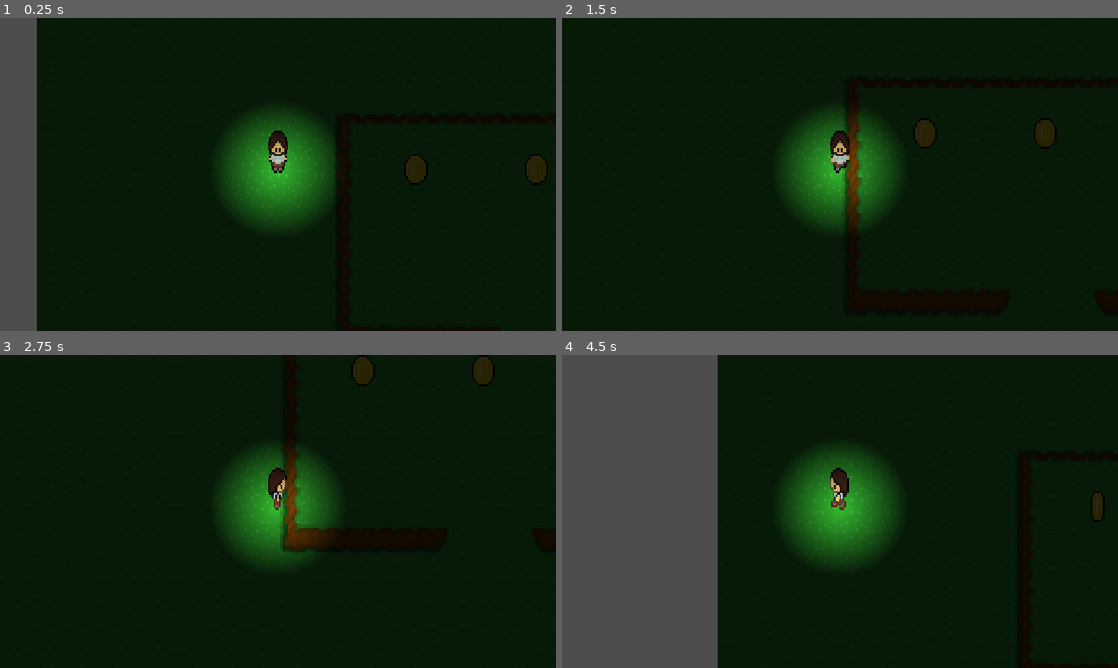
Above: before the commit, frames 1-4 (two rows, left to right).
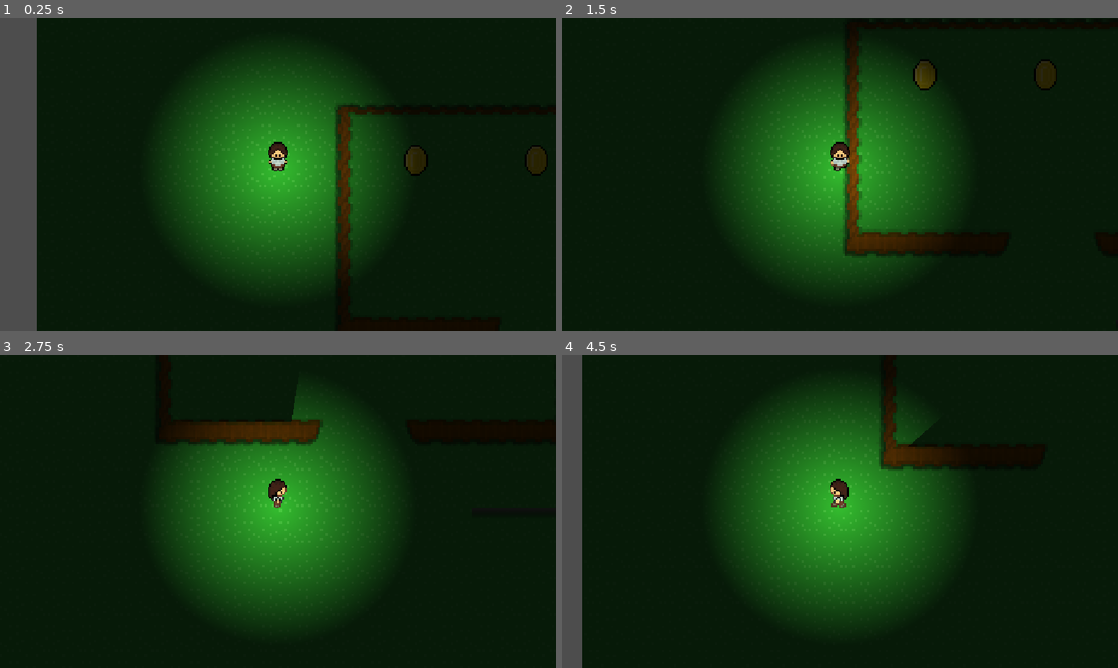
Above: after the commit, the same moments.

Repository: QvestionMark/experimental-platformer
Game: Godot game, scene res://Scenes/main.tscn
The game is run twice, just before and just after one commit, with the same random seed, the same clock (stepped at 60 frames per second) and the same inputs.
Inputs (mouse positions are in pixels of both pictures, inside the frame that each line leads up to):
- Up to frame 1 (0.25 s): no input
- Up to frame 2 (1.5 s): move the mouse to (962, 158) at 0.52 s; hold D (walk_right) 0.53-1.28 s; move the mouse to (728, 190) at 1.27 s; hold S (walk_down) from 1.28 s (still down)
- Up to frame 3 (2.75 s): move the mouse to (333, 442) at 2.02 s; release S (walk_down) at 2.03 s; hold D (walk_right) from 2.03 s (still down)
- Up to frame 4 (4.5 s): move the mouse to (812, 574) at 2.77 s; release D (walk_right) at 2.78 s; hold W (walk_up) 2.78-3.53 s; move the mouse to (1006, 558) at 3.52 s; hold A (walk_left) from 3.53 s (still down); move the mouse to (673, 464) at 4.27 s

The runs differ from the first frame. In frame 1, 25% of the frame differs, in the area x 28-99%, y 10-87%; in frame 2, 25%; in frame 3, 24%; in frame 4, 49%, in the area x 3-98%, y 0-100%.

Commit message:
Scary platform

Diff:
--- a/Scenes/flashlight.tscn
+++ b/Scenes/flashlight.tscn
@@ -6,6 +6,8 @@
 
 [sub_resource type="GradientTexture2D" id="GradientTexture2D_d7522"]
 gradient = SubResource("Gradient_b0acp")
+width = 128
+height = 128
 fill = 1
 fill_from = Vector2(0.5, 0.5)
 fill_to = Vector2(0.9000001, 0.9000001)
--- a/Scenes/map.tscn
+++ b/Scenes/map.tscn
@@ -2,6 +2,7 @@
 
 [ext_resource type="Texture2D" uid="uid://r0lvqdwnvlli" path="res://Sprites/Tilemap_Grass_V2.png" id="1_ci6au"]
 [ext_resource type="PackedScene" uid="uid://chkbstskwjoue" path="res://Scenes/coin.tscn" id="2_26yhd"]
+[ext_resource type="PackedScene" uid="uid://fifpwftwx0hi" path="res://Scenes/platform.tscn" id="3_p3ir5"]
 
 [sub_resource type="TileSetAtlasSource" id="TileSetAtlasSource_ci6au"]
 resource_name = "Map"
@@ -143,3 +144,8 @@
 
 [node name="coin4" parent="Coins" unique_id=683741865 instance=ExtResource("2_26yhd")]
 position = Vector2(352, 97)
+
+[node name="Misc" type="Node2D" parent="." unique_id=258164875]
+
+[node name="platform" parent="Misc" unique_id=1380877963 instance=ExtResource("3_p3ir5")]
+position = Vector2(208, 172)
--- /dev/null
+++ b/Scenes/platform.tscn
@@ -0,0 +1,66 @@
+[gd_scene format=3 uid="uid://fifpwftwx0hi"]
+
+[sub_resource type="RectangleShape2D" id="RectangleShape2D_d7522"]
+size = Vector2(50, 5)
+
+[sub_resource type="Gradient" id="Gradient_xdow6"]
+colors = PackedColorArray(0, 0, 0, 0, 0.38675654, 0.38675663, 0.3867566, 1)
+
+[sub_resource type="GradientTexture1D" id="GradientTexture1D_k4jyb"]
+gradient = SubResource("Gradient_xdow6")
+width = 5
+
+[sub_resource type="Animation" id="Animation_xdow6"]
+length = 0.001
+tracks/0/type = "value"
+tracks/0/imported = false
+tracks/0/enabled = true
+tracks/0/path = NodePath(".:position")
+tracks/0/interp = 1
+tracks/0/loop_wrap = true
+tracks/0/keys = {
+"times": PackedFloat32Array(0),
+"transitions": PackedFloat32Array(1),
+"update": 0,
+"values": [Vector2(0, 0)]
+}
+
+[sub_resource type="Animation" id="Animation_1rc8e"]
+resource_name = "move"
+length = 2.0
+loop_mode = 1
+tracks/0/type = "value"
+tracks/0/imported = false
+tracks/0/enabled = true
+tracks/0/path = NodePath(".:position")
+tracks/0/interp = 1
+tracks/0/loop_wrap = true
+tracks/0/keys = {
+"times": PackedFloat32Array(0, 1, 2),
+"transitions": PackedFloat32Array(1, 1, 1),
+"update": 0,
+"values": [Vector2(0, 0), Vector2(100, 0), Vector2(0, 0)]
+}
+
+[sub_resource type="AnimationLibrary" id="AnimationLibrary_n5262"]
+_data = {
+&"RESET": SubResource("Animation_xdow6"),
+&"move": SubResource("Animation_1rc8e")
+}
+
+[node name="platform_holder" type="Node2D" unique_id=391823180]
+
+[node name="platform" type="AnimatableBody2D" parent="." unique_id=1403475958]
+constant_linear_velocity = Vector2(10, 0)
+
+[node name="CollisionShape2D" type="CollisionShape2D" parent="platform" unique_id=907254478]
+shape = SubResource("RectangleShape2D_d7522")
+
+[node name="Sprite2D" type="Sprite2D" parent="platform" unique_id=1792378920]
+rotation = -1.5707964
+scale = Vector2(1, 50)
+texture = SubResource("GradientTexture1D_k4jyb")
+
+[node name="AnimationPlayer" type="AnimationPlayer" parent="platform" unique_id=1725405574]
+libraries/ = SubResource("AnimationLibrary_n5262")
+autoplay = &"move"
--- a/Scenes/player.tscn
+++ b/Scenes/player.tscn
@@ -163,8 +163,8 @@
 
 [node name="AnimatedSprite2D" type="AnimatedSprite2D" parent="." unique_id=98392381]
 texture_filter = 1
-position = Vector2(0, -8.975)
-scale = Vector2(0.6, 0.85952383)
+position = Vector2(0, -7)
+scale = Vector2(0.6, 0.6)
 sprite_frames = SubResource("SpriteFrames_d7522")
 animation = &"walk_up"
 autoplay = "idle"
--- /dev/null
+++ b/Scripts/platform.gd
@@ -0,0 +1,12 @@
+extends StaticBody2D
+
+var pingpongTime = 0
+var bounceTime = 3
+var startPosition
+
+func _ready() -> void:
+	startPosition = position
+
+func _process(delta: float) -> void:
+	pingpongTime += delta
+	constant_linear_velocity = Vector2(pingpong(pingpongTime, bounceTime)/bounceTime * 100,0)
--- a/Scripts/player.gd
+++ b/Scripts/player.gd
@@ -8,7 +8,7 @@
 	animSprite = $AnimatedSprite2D
 	flashlight = $flashlight
 
-func _process(delta: float) -> void:
+func _physics_process(delta: float) -> void:
 	velocity = Vector2()
 
 	if Input.is_action_pressed("walk_up"):
@@ -36,6 +36,7 @@
 			animSprite.play("walk_up")
 	velocity = velocity.normalized()
 	velocity *= 75 * scale.x
+	velocity += get_gravity() * delta
 	move_and_slide()
 
 	flashlight.rotation = flashlight.global_position.direction_to(get_global_mouse_position()).angle()
Not shown, added: Scripts/platform.gd.uid
